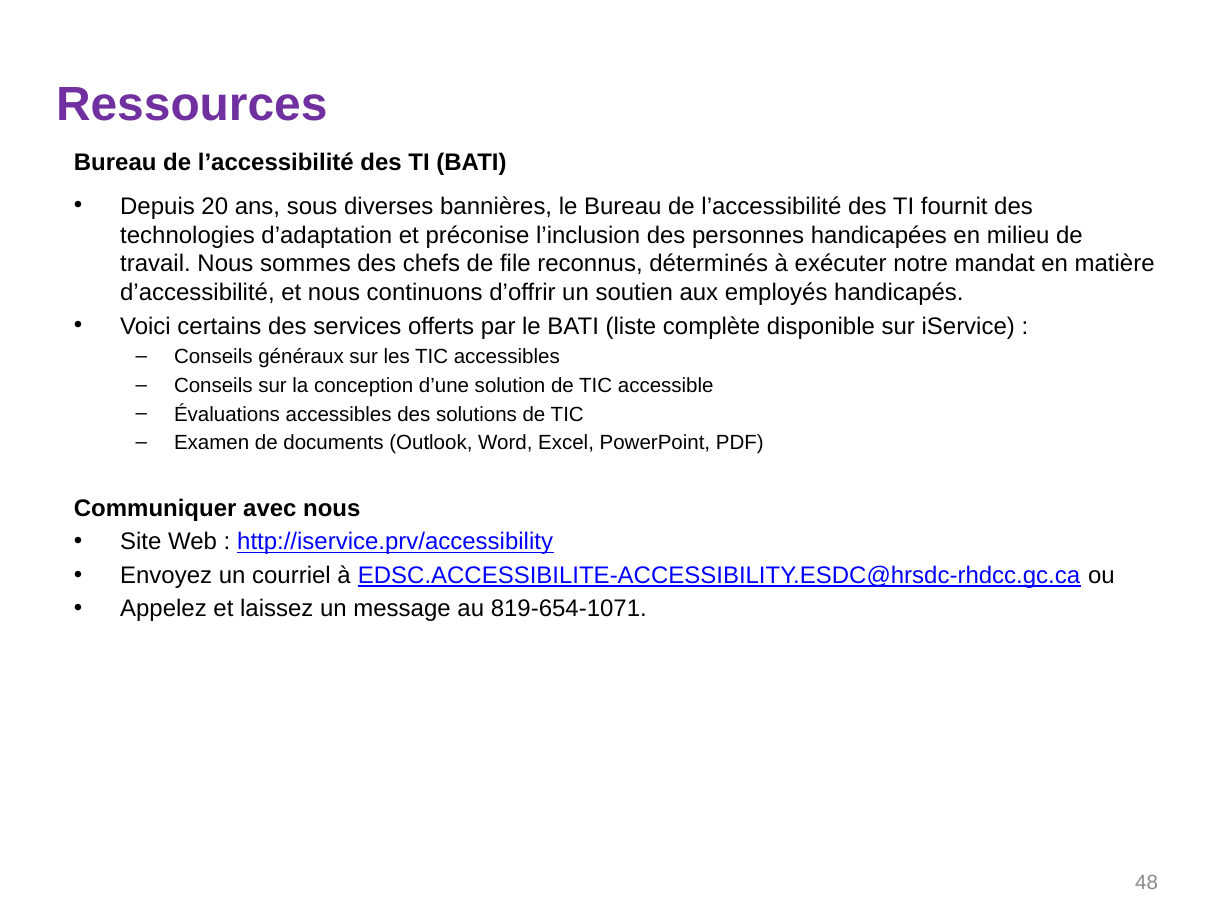
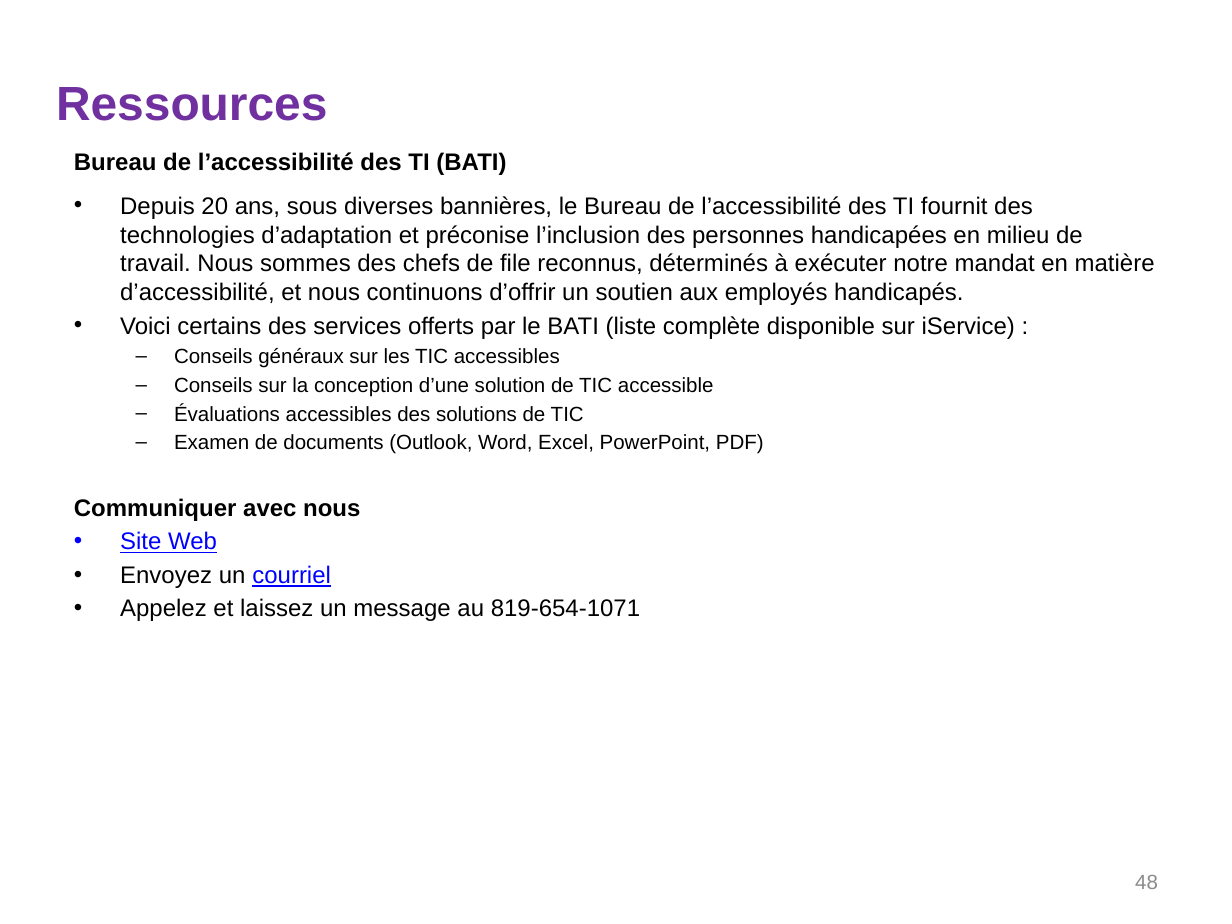
Before and after one commit to bati-itao/learning, a slide deck: slide 48 of assets/presentations/accessibility-coaching-series-fr.pptx. Drawn at 1232x924 pixels with LibreOffice and Linux fonts; fonts in the diff are those of the drawing; background and template pictures are left out. Boxes give left, top, right and bottom in pixels: in the first picture for what was removed or moved away, otherwise in the second. Text is boxed around its words. In the diff, an @@ line names an element or a change of style, - is before the commit and + after.

Commit message:
update presentation files

```diff
--- a/assets/presentations/accessibility-coaching-series-fr.pptx
+++ b/assets/presentations/accessibility-coaching-series-fr.pptx
@@ text at <box>120,531,640,621</box>: text changed; text colour #0000FF to #000000 @@
-• Site Web : http://iservice.prv/accessibility
-• Envoyez un courriel à EDSC.ACCESSIBILITE-ACCESSIBILITY.ESDC@hrsdc-rhdcc.gc.ca ou
-• Appelez et laissez un message au 819-654-1071.
+• Site Web
+• Envoyez un courriel
+• Appelez et laissez un message au 819-654-1071
```
Also in this commit, not shown: 1 other file.
